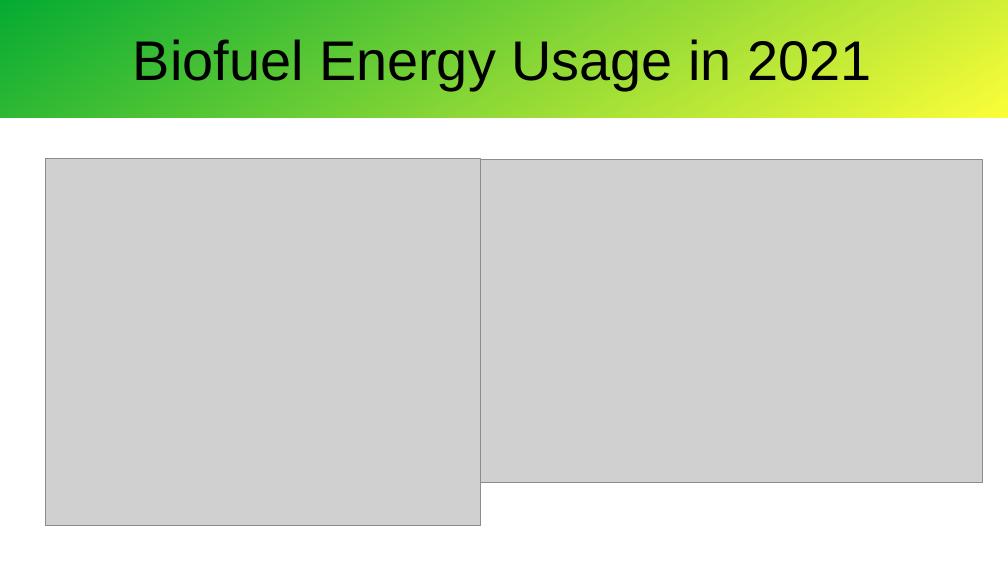
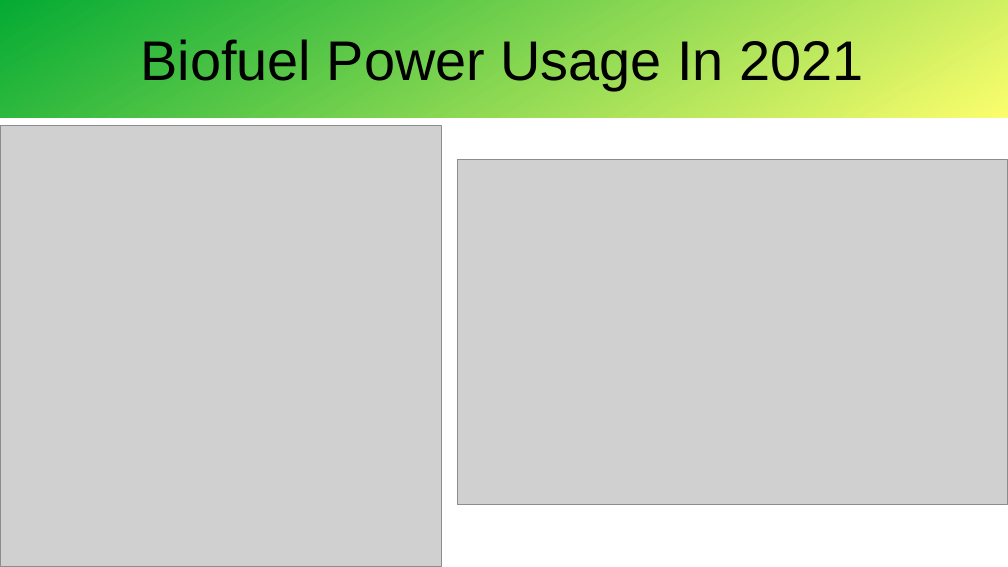
Before and after one commit to kim-tynes/EnergySourcesPortfolioProject, a slide deck: slide 1 of energy.pptx. Drawn at 1008x567 pixels with LibreOffice and Linux fonts; fonts in the diff are those of the drawing; grey boxes stand for pictures. Boxes give left, top, right and bottom in pixels: in the first picture for what was removed or moved away, otherwise in the second. Text is boxed around its words. In the diff, an @@ line names an element or a change of style, - is before the commit and + after.

Commit message:
Update version of file

```diff
--- a/energy.pptx
+++ b/energy.pptx
@@ title "Biofuel Power Usage In 2021" at (0,0,1008,117): fill gradient #00A933 to #FFFF38 to gradient #00A933 to #FFFF6D @@
@@ title at (141,39,864,90): text changed @@
-Biofuel Energy Usage in 2021
+Biofuel Power Usage In 2021
@@ picture: place and size @@
-picture at (46,159,480,526)
+picture at (0,125,442,567)
@@ picture: place and size @@
-picture at (480,160,983,483)
+picture at (457,160,1008,504)
```
Also in this commit, not shown: 6 other slides changed.
